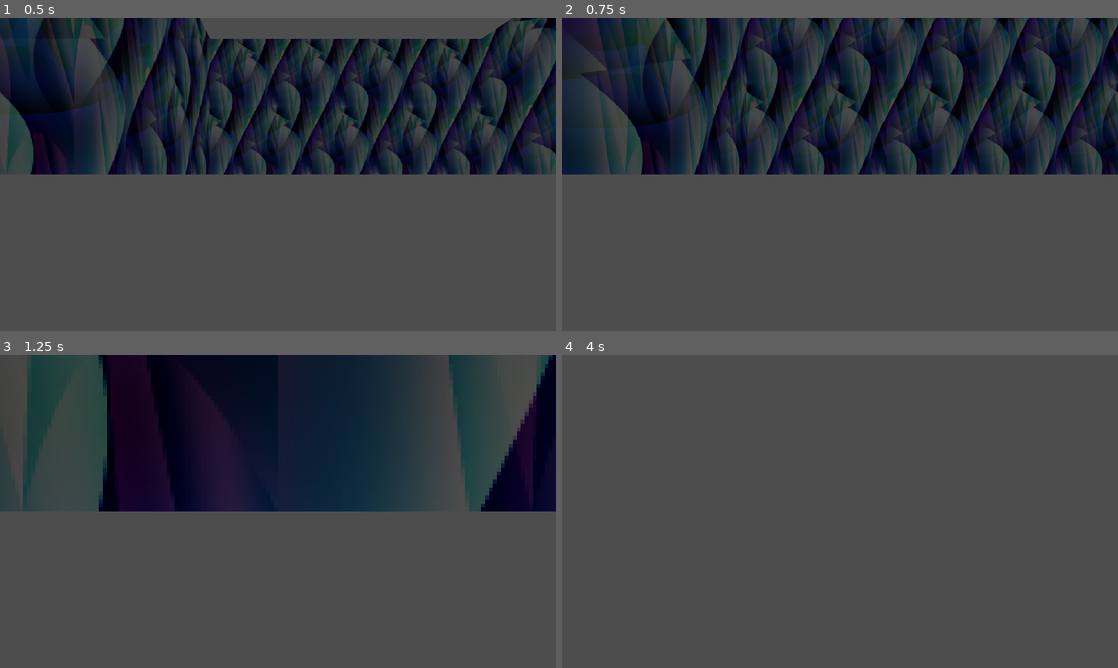
Above: before the commit, frames 1-4 (two rows, left to right).
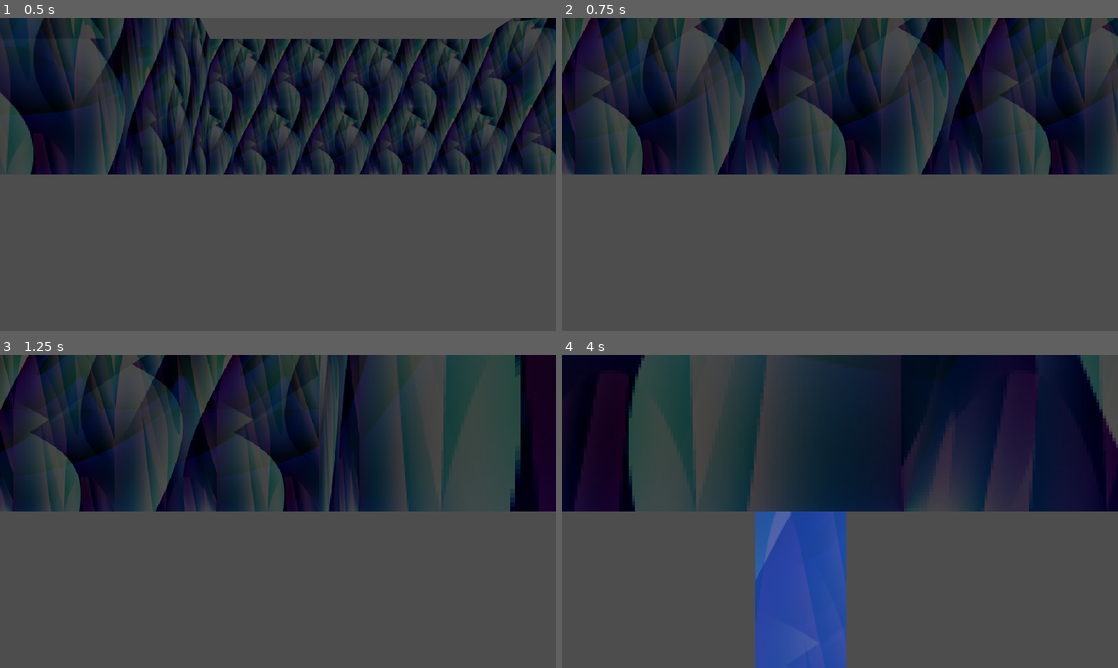
Above: after the commit, the same moments.

Repository: ktosox/GWJ77-Metamorphosis
Game: Godot game, scene res://experimental/tunnel_falling.tscn
Same seed, same stepped clock (60 frames per second), same inputs: the game is played once before the commit and once after it. This scene is started directly instead of the project's main scene.
Inputs (mouse positions are in pixels of both pictures, inside the frame that each line leads up to):
- Up to frame 1 (0.5 s): no input
- Up to frame 2 (0.75 s): tap Enter (ui_accept) at 0.5 s; move the mouse to (962, 158) at 0.52 s; hold D (Move_Right) from 0.53 s (still down); hold Enter (ui_accept) from 0.53 s (still down); click (962, 158) at 0.67 s
- Up to frame 3 (1.25 s): keep holding D (Move_Right); keep holding Enter (ui_accept)
- Up to frame 4 (4 s): move the mouse to (728, 527) at 1.27 s; release D (Move_Right) at 1.28 s; release Enter (ui_accept) at 1.28 s; hold S (Move_Down) 1.28-2.03 s; click (728, 527) at 1.35 s; tap Enter (ui_accept) at 1.52, 1.55, 1.82, 2.3, 2.85, 3.02, 3.32, 3.5, 3.77, 3.8 s; move the mouse to (895, 442) at 2.02 s; hold D (Move_Right) 2.03-2.78 s; hold Right mouse button (RMB) 2.03-2.78 s; move the mouse to (812, 574) at 2.77 s; hold W (Move_Up) 2.78-3.53 s; click (812, 574) at 2.92 s; move the mouse to (1006, 558) at 3.52 s; press the mouse at (1006, 558) at 3.53 s; hold A (Move_Left) from 3.53 s (still down)

Frame 1 is identical in both runs. In frame 2, 26% of the frame differs, in the area x 0-100%, y 0-50%; in frame 3, 26%; in frame 4, 52%, in the area x 0-100%, y 0-100%.

Commit message:
added roation to test camera

Diff:
--- a/Game/experimental/test_free_cam.gd
+++ b/Game/experimental/test_free_cam.gd
@@ -3,10 +3,15 @@
 
 @export var move_speed = 8.0
 
+func _input(event: InputEvent) -> void:
+	if event.is_action_pressed("ui_accept"):
+		rotate_y(PI/4)
+
 func _process(delta: float) -> void:
 
 	var input_dir := Input.get_vector("Move_Left", "Move_Right", "Move_Up", "Move_Down")
 	var direction = Vector3(input_dir.x,0,input_dir.y)
-	global_position += direction * delta * move_speed
+
+	global_position += direction.rotated(Vector3.UP,rotation.y) * delta * move_speed
 
 	pass
